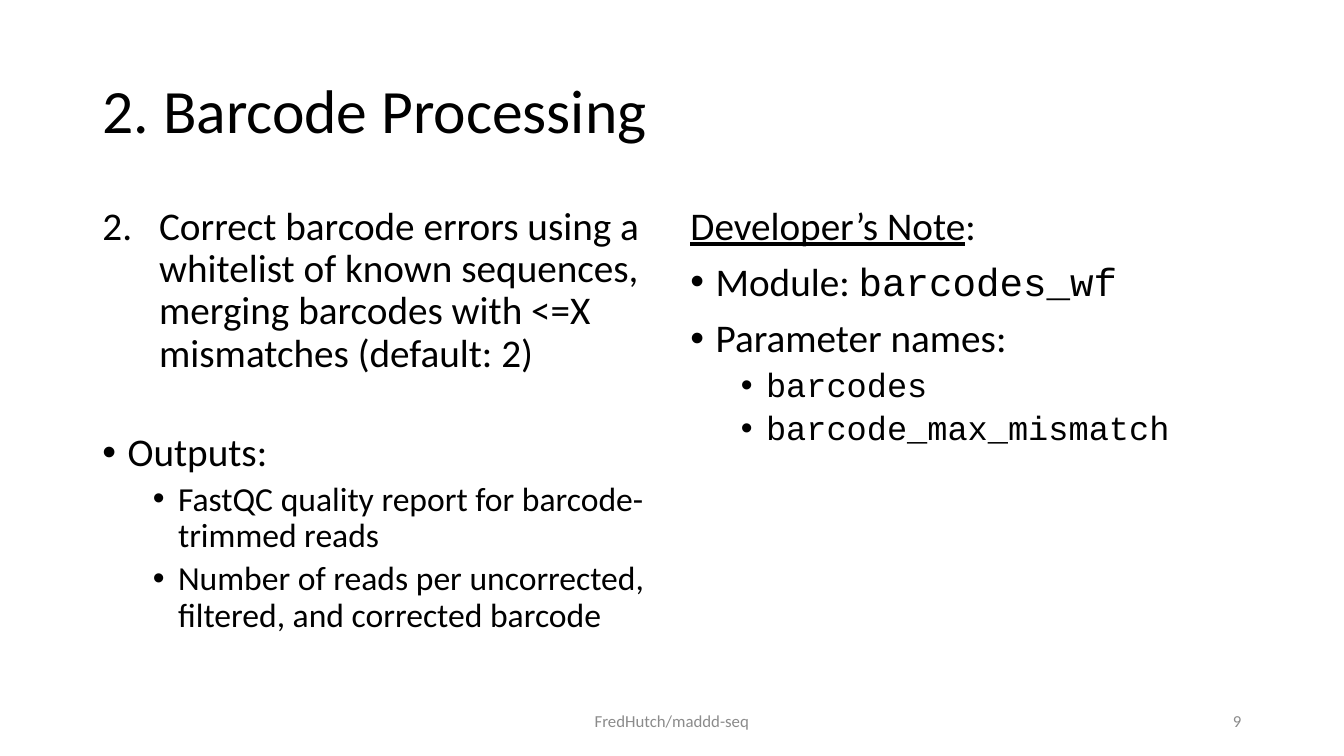
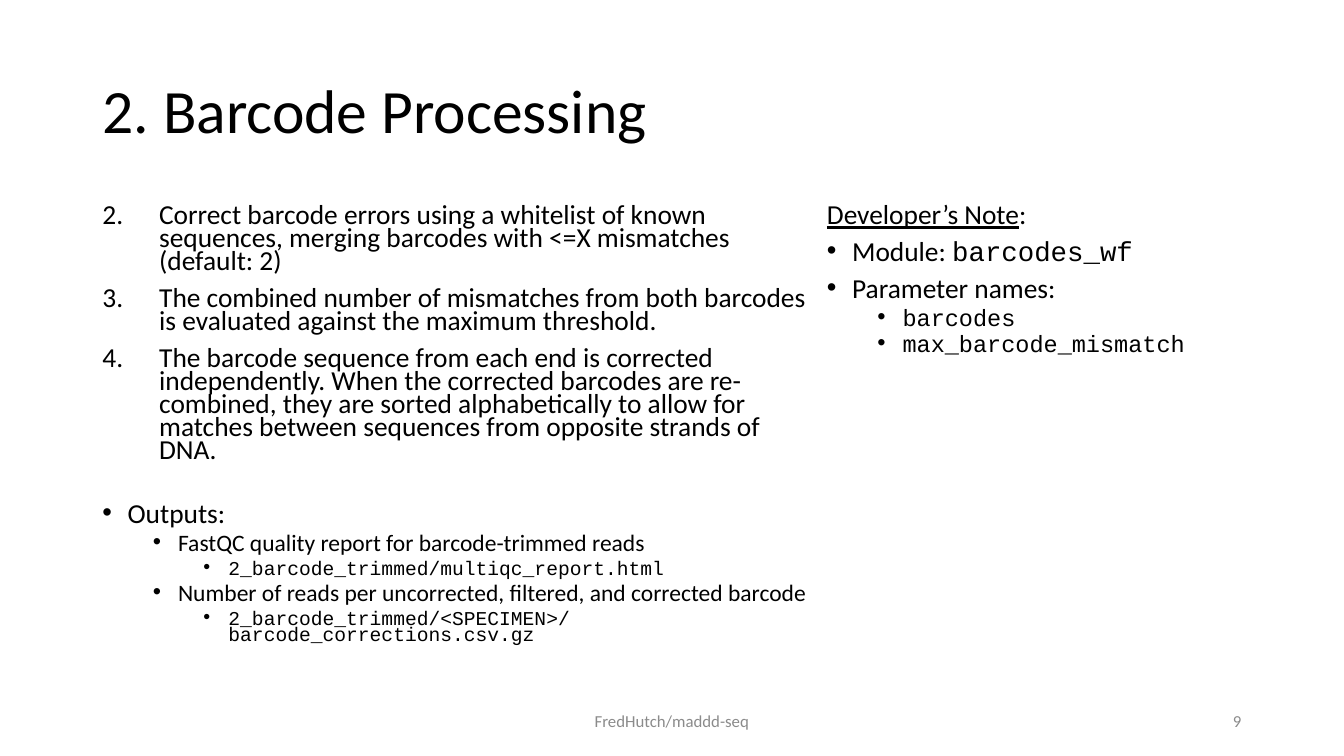
Before and after one commit to FredHutch/maddd-seq, a slide deck: slide 9 of docs/process.schematic.pptx. Drawn at 1344x756 pixels with LibreOffice and Linux fonts; fonts in the diff are those of the drawing. Boxes give left, top, right and bottom in pixels: in the first picture for what was removed or moved away, otherwise in the second. Text is boxed around its words. In the diff, an @@ line names an element or a change of style, - is before the commit and + after.

```diff
--- a/docs/process.schematic.pptx
+++ b/docs/process.schematic.pptx
@@ text at (x1=128, y1=205, x2=806, y2=605): size 28 to 19.6 pt in "Correct barcode errors using a whitelist of ...", "Outputs:"; size 24 to 16.8 pt in "FastQC quality report for barcode-trimmed reads", "Number of reads per uncorrected, filtered, and ..."; line spacing 0.9 to 0.7 @@
@@ text "Developer’s Note:" moved from (x1=690, y1=212, x2=1169, y2=444) to (x1=827, y1=205, x2=1185, y2=355) @@
@@ text at (x1=827, y1=205, x2=1133, y2=327): size 28 to 19.6 pt in "Developer’s Note:", "Module: barcodes_wf", "Parameter names:"; size 24 to 16.8 pt in "barcodes"; line spacing 0.9 to 0.7 @@
@@ text at (x1=159, y1=288, x2=805, y2=459): paragraphs added @@
+3. The combined number of mismatches from both barcodes is evaluated against the maximum threshold.
+4. The barcode sequence from each end is corrected independently. When the corrected barcodes are re-combined, they are sorted alphabetically to allow for matches between sequences from opposite strands of DNA.
@@ text at (x1=903, y1=335, x2=1185, y2=355): text changed; size 24 to 16.8 pt @@
-  • barcode_max_mismatch
+  • max_barcode_mismatch
@@ text at (x1=228, y1=561, x2=664, y2=579): paragraph added @@
+    • 2_barcode_trimmed/multiqc_report.html
@@ text at (x1=228, y1=611, x2=569, y2=645): paragraph added @@
+    • 2_barcode_trimmed/<SPECIMEN>/barcode_corrections.csv.gz
```
Also in this commit, not shown: 7 other slides changed, 1 slide added, 1 other file.
